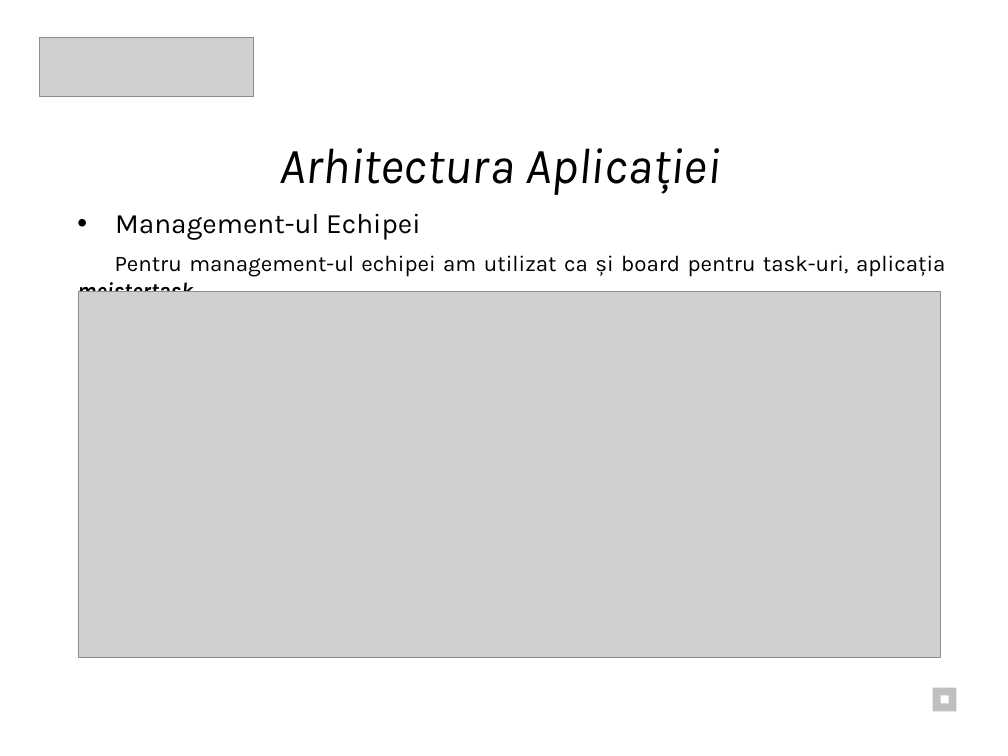
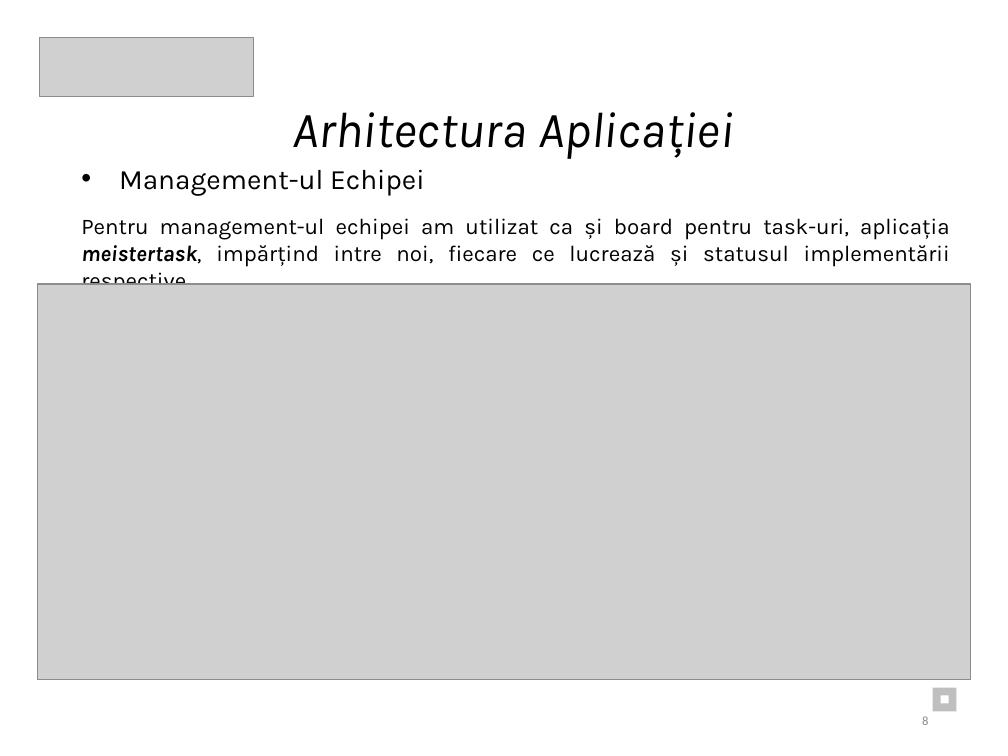
Before and after one commit to Eduard2609/TeaPython_ISW, a slide deck: slide 8 of Documentatie/Documentație_ PPT.pptx (slide 6 before the commit). Drawn at 1008x756 pixels with LibreOffice and Linux fonts; fonts in the diff are those of the drawing; grey boxes stand for pictures. Boxes give left, top, right and bottom in pixels: in the first picture for what was removed or moved away, otherwise in the second. Text is boxed around its words. In the diff, an @@ line names an element or a change of style, - is before the commit and + after.

```diff
--- a/Documentatie/Documentație_ PPT.pptx
+++ b/Documentatie/Documentație_ PPT.pptx
@@ text "Arhitectura Aplicației": place and size @@
-text "Arhitectura Aplicației" at bbox=[279, 148, 721, 195]
+text "Arhitectura Aplicației" at bbox=[292, 112, 734, 159]
@@ text "Management-ul Echipei": place and size @@
-text "Management-ul Echipei" at bbox=[115, 213, 421, 240]
+text "Management-ul Echipei" at bbox=[119, 169, 425, 196]
@@ text at bbox=[81, 218, 950, 285]: text changed @@
-Pentru management-ul echipei am utilizat ca și board pentru task-uri, aplicația meistertask.
+Pentru management-ul echipei am utilizat ca și board pentru task-uri, aplicația meistertask, impărțind intre noi, fiecare ce lucrează și statusul implementării respective.
@@ picture: place and size @@
-picture at bbox=[79, 292, 940, 658]
+picture at bbox=[37, 284, 971, 680]
@@ page number added at bbox=[922, 716, 928, 725], 9 pt, text #8C8C8C @@
+8
```
Also in this commit, not shown: 9 other slides changed, 6 slides added, 1 other file.
